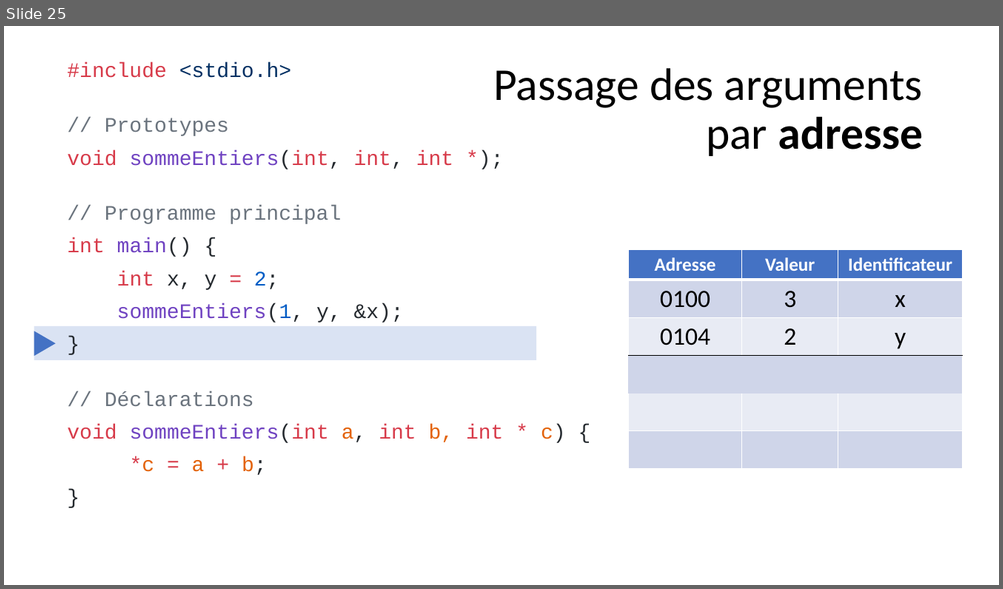
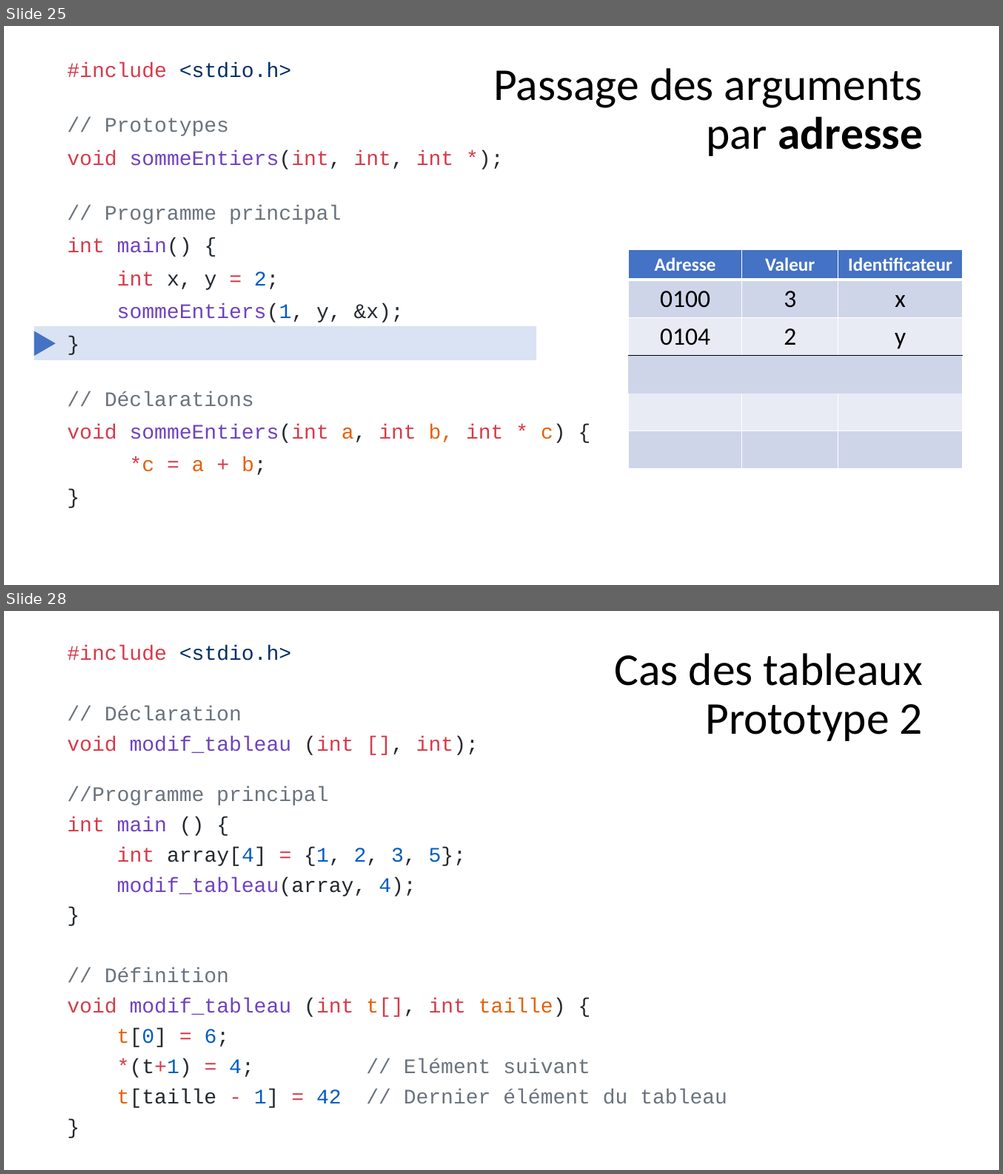
Before and after one commit to standard3/BTS1, a slide deck: 02_C/05_Fonctions/Fonctions.pptx. Shown one above the other, each under a label of ours: slide 25 before the commit, slides 25 and 28 after it; the slides between them are not shown. The pictures are 1003x589 and 1003x1174 pixels, drawn with LibreOffice and Linux fonts; fonts in the diff are those of the drawing. Boxes give left, top, right and bottom in pixels: in the first picture for what was removed or moved away, otherwise in the second. Text is boxed around its words. In the diff, an @@ line names an element or a change of style, - is before the commit and + after.

```diff
--- a/02_C/05_Fonctions/Fonctions.pptx
+++ b/02_C/05_Fonctions/Fonctions.pptx
@@ slide 28 added at (4,611,999,1170), background #FFFFFF @@
@@ text added at (67,645,727,1108), 20 pt, text #6A737D @@
+#include <stdio.h>
+// Déclaration
+void modif_tableau (int [], int);
+//Programme principal
+int main () {
+int array[4] = {1, 2, 3, 5};
+modif_tableau(array, 4);
+}
+// Définition
+void modif_tableau (int t[], int taille) {
+t[0] = 6;
+*(t+1) = 4; // Elément suivant
+t[taille - 1] = 42 // Dernier élément du tableau
+}
@@ title added at (614,653,922,741), 44 pt, text #000000 @@
+Cas des tableaux
+Prototype 2
```
Also in this commit, not shown: 2 other slides added, 1 other file.
